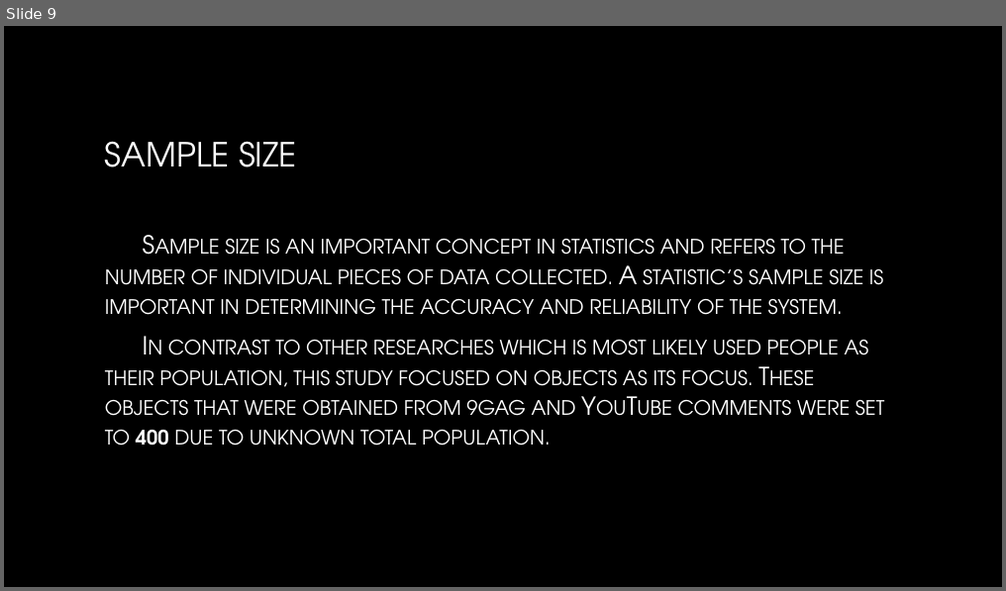
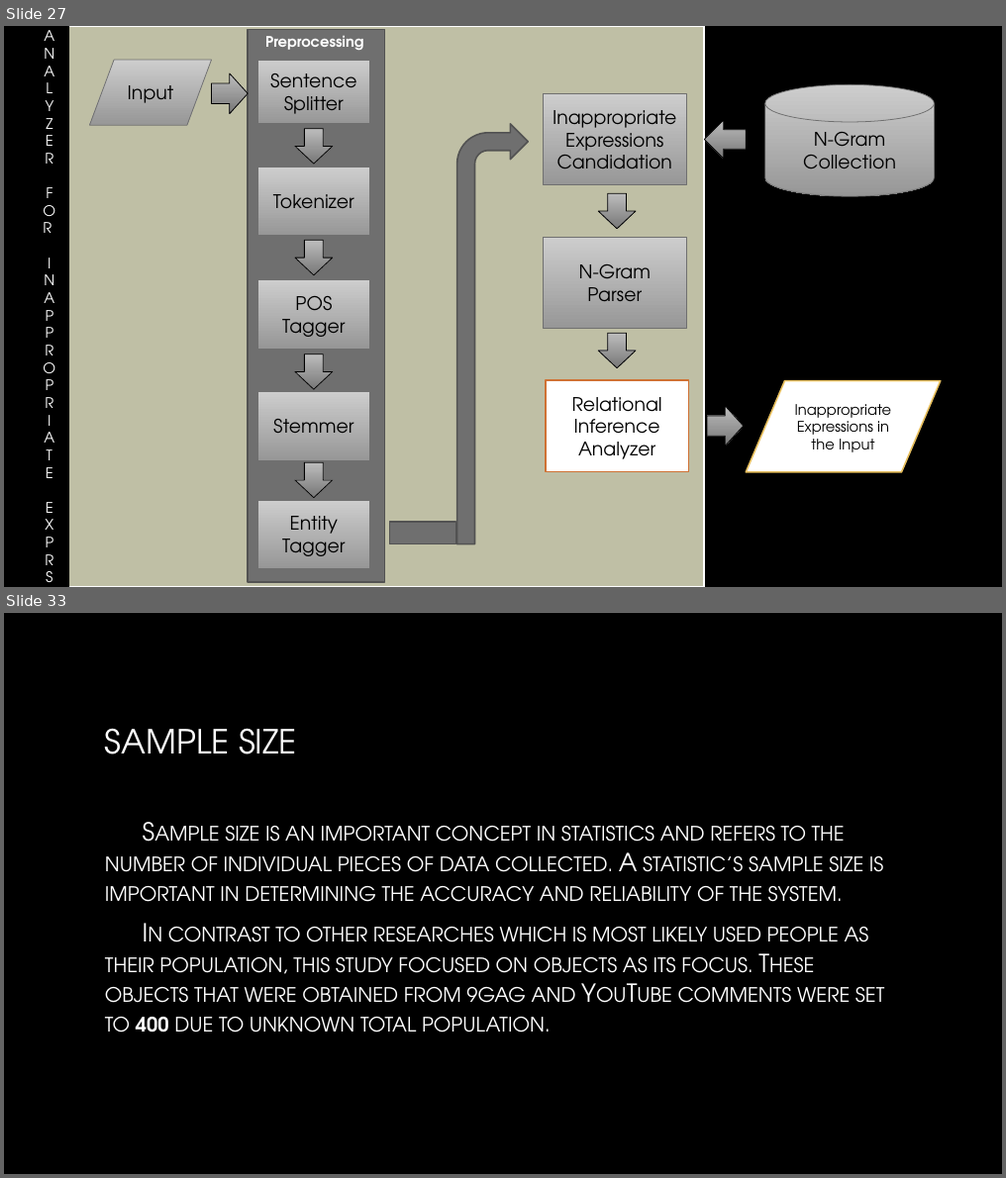
Before and after one commit to DimensionalRobos/InappExp, a slide deck: pptx/ToolDef Presentation.pptx. Shown one above the other, each under a label of ours: slide 9 before the commit, slides 27 and 33 after it; the slides between them are not shown. The pictures are 1006x591 and 1006x1178 pixels, drawn with LibreOffice and Linux fonts; fonts in the diff are those of the drawing; background and template pictures are left out. Boxes give left, top, right and bottom in pixels: in the first picture for what was removed or moved away, otherwise in the second. Text is boxed around its words. In the diff, an @@ line names an element or a change of style, - is before the commit and + after.

```diff
--- a/pptx/ToolDef Presentation.pptx
+++ b/pptx/ToolDef Presentation.pptx
@@ slide 27 added at bbox=[4, 26, 1002, 587], background picture (left out) @@
@@ rectangle added at bbox=[31, 26, 68, 587], fill #000000, outline #000000 1.5 pt, 14 pt, text #FFFFFF @@
+A
+N
+A
+L
+Y
+Z
+E
+R
+F
+O
+R
+I
+N
+A
+P
+P
+R
+O
+P
+R
+I
+A
+T
+E
+E
+X
+P
+R
+S
@@ rectangle added at bbox=[68, 26, 705, 587], fill #BFBFA5, outline #FFFFFF 2 pt @@
@@ rectangle added at bbox=[249, 30, 385, 583], fill #6F6F6F, outline #525252 1.5 pt, 18 pt, text #FFFFFF @@
+P
@@ text added at bbox=[265, 36, 363, 50], 14 pt, text #FFFFFF, bold @@
+Preprocessing
@@ flow chart input output added at bbox=[89, 60, 211, 125], fill gradient #CDCDCD to #979797, outline #6F6F6F 0.75 pt, 18 pt, text #000000 @@
+Input
@@ right arrow added at bbox=[211, 74, 249, 113], fill gradient #BCBCBC to #797979, outline #000000 0.75 pt @@
@@ rectangle added at bbox=[257, 60, 369, 124], fill gradient #CDCDCD to #979797, outline #6F6F6F 0.75 pt, 18 pt, text #000000 @@
+Sentence Splitter
@@ rectangle added at bbox=[543, 93, 686, 184], fill gradient #CDCDCD to #979797, outline #6F6F6F 0.75 pt, 18 pt, text #000000 @@
+Inappropriate Expressions Candidation
@@ cylinder added at bbox=[765, 85, 935, 196], fill gradient #CDCDCD to #979797, outline #6F6F6F 0.75 pt, 18 pt, text #000000 @@
+N-Gram Collection
@@ down arrow added at bbox=[295, 129, 333, 164], fill gradient #BCBCBC to #797979, outline #000000 0.75 pt @@
@@ bent arrow added at bbox=[456, 124, 528, 545], fill #6F6F6F, outline #525252 1.5 pt @@
@@ left arrow added at bbox=[705, 120, 746, 159], fill gradient #BCBCBC to #797979, outline #000000 0.75 pt @@
@@ rectangle added at bbox=[257, 167, 369, 236], fill gradient #CDCDCD to #979797, outline #6F6F6F 0.75 pt, 18 pt, text #000000 @@
+Tokenizer
@@ down arrow added at bbox=[598, 193, 636, 229], fill gradient #BCBCBC to #797979, outline #000000 0.75 pt @@
@@ down arrow added at bbox=[295, 240, 333, 275], fill gradient #BCBCBC to #797979, outline #000000 0.75 pt @@
@@ rectangle added at bbox=[543, 237, 686, 329], fill gradient #CDCDCD to #979797, outline #6F6F6F 0.75 pt, 18 pt, text #000000 @@
+N-Gram Parser
@@ rectangle added at bbox=[257, 279, 369, 349], fill gradient #CDCDCD to #979797, outline #6F6F6F 0.75 pt, 18 pt, text #000000 @@
+POS Tagger
@@ down arrow added at bbox=[598, 333, 636, 369], fill gradient #BCBCBC to #797979, outline #000000 0.75 pt @@
@@ down arrow added at bbox=[295, 355, 333, 390], fill gradient #BCBCBC to #797979, outline #000000 0.75 pt @@
@@ rectangle added at bbox=[546, 380, 688, 472], fill #FFFFFF, outline #CF7133 1.5 pt, 18 pt, text #000000 @@
+Relational Inference Analyzer
@@ flow chart input output added at bbox=[746, 380, 941, 472], fill #FFFFFF, outline #E7BF5F 1.5 pt, 14 pt, text #000000 @@
+Inappropriate Expressions in the Input
@@ rectangle added at bbox=[257, 392, 369, 461], fill gradient #CDCDCD to #979797, outline #6F6F6F 0.75 pt, 18 pt, text #000000 @@
+Stemmer
@@ right arrow added at bbox=[707, 406, 744, 447], fill gradient #BCBCBC to #797979, outline #000000 0.75 pt @@
@@ down arrow added at bbox=[295, 464, 333, 498], fill gradient #BCBCBC to #797979, outline #000000 0.75 pt @@
@@ rectangle added at bbox=[257, 500, 369, 570], fill gradient #CDCDCD to #979797, outline #6F6F6F 0.75 pt, 18 pt, text #000000 @@
+Entity Tagger
@@ rectangle added at bbox=[389, 522, 456, 545], fill #6F6F6F, outline #525252 1.5 pt @@
@@ what was slide 9 is now slide 33 @@
```
Also in this commit, not shown: 1 slide changed, 24 other slides added, 1 slide removed, 3 other files.
